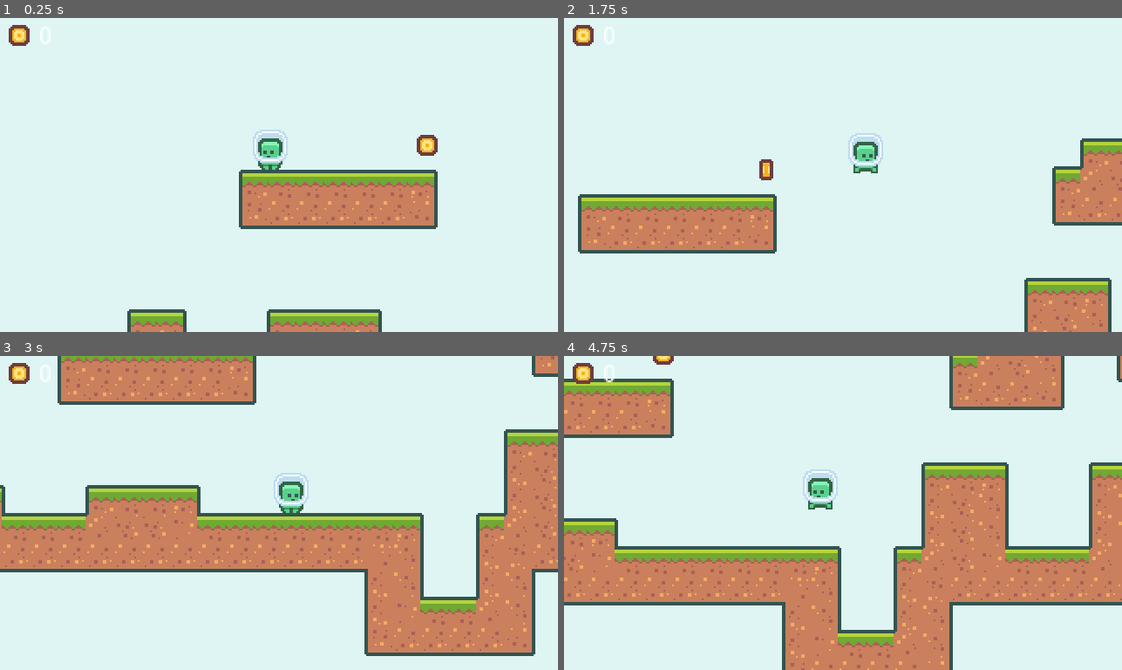
Above: before the commit, frames 1-4 (two rows, left to right).
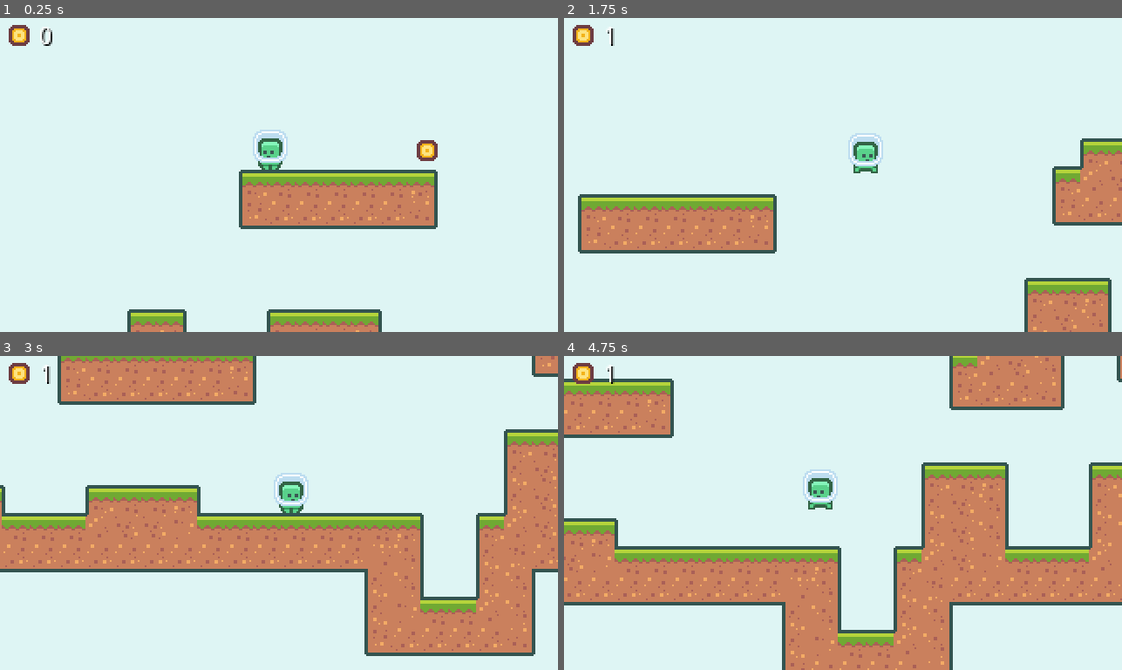
Above: after the commit, the same moments.

Repository: rexprograms/gdplatformer
Game: Godot game, scene res://scenes/World.tscn
The game is run twice, just before and just after one commit, with the same random seed, the same clock (stepped at 60 frames per second) and the same inputs.
Inputs:
- Up to frame 1 (0.25 s): no input
- Up to frame 2 (1.75 s): hold D (move_right) from 0.53 s (still down); tap Space (jump) at 0.77, 1.52 s
- Up to frame 3 (3 s): release D (move_right) at 2.03 s; hold A (move_left) 2.03-2.78 s; hold D (move_right) from 2.78 s (still down)
- Up to frame 4 (4.75 s): tap Space (jump) at 3.02, 3.77, 4.52 s; release D (move_right) at 4.28 s; hold A (move_left) from 4.28 s (still down)

The runs differ from the first frame. In frame 1, 0.3% of the frame differs, in the area x 7-79%, y 3-46%; in frame 2, 0.2%; in frame 3, less than 0.1%; in frame 4, 0.2%.

Commit message:
fix coin collision, add idle animation, add pickup animation

Diff:
--- a/scenes/Coin.gd
+++ b/scenes/Coin.gd
@@ -1,17 +1,10 @@
-extends Area2D
+extends Node2D
 
 export var value=1
 
 signal coin_picked_up(value)
 
-
-func _on_Coin_area_entered(area):
-	print("coin picked up")
-	if visible:
-		hide()
-		$RespawnTimer.start()
-		emit_signal("coin_picked_up", value)
-
-
-func _on_RespawnTimer_timeout():
-	show()
+func _on_CollisionArea_area_entered(area):
+	$CollisionArea/Shape.disabled = true
+	$AnimationPlayer.play("Pickup")
+	emit_signal("coin_picked_up", value)
--- a/scenes/Coin.tscn
+++ b/scenes/Coin.tscn
@@ -1,8 +1,81 @@
-[gd_scene load_steps=6 format=2]
+[gd_scene load_steps=8 format=2]
 
 [ext_resource path="res://assets/coin/tile_0151.png" type="Texture" id=1]
 [ext_resource path="res://assets/coin/tile_0152.png" type="Texture" id=2]
 [ext_resource path="res://scenes/Coin.gd" type="Script" id=3]
+
+[sub_resource type="Animation" id=3]
+resource_name = "Idle"
+loop = true
+tracks/0/type = "value"
+tracks/0/path = NodePath("AnimatedSprite:position")
+tracks/0/interp = 2
+tracks/0/loop_wrap = true
+tracks/0/imported = false
+tracks/0/enabled = true
+tracks/0/keys = {
+"times": PoolRealArray( 0, 0.5, 1 ),
+"transitions": PoolRealArray( 1, 1, 1 ),
+"update": 0,
+"values": [ Vector2( 0, 0 ), Vector2( 0, -8 ), Vector2( 0, 0 ) ]
+}
+
+[sub_resource type="Animation" id=4]
+resource_name = "Pickup"
+length = 0.4
+tracks/0/type = "value"
+tracks/0/path = NodePath("AnimatedSprite:position")
+tracks/0/interp = 2
+tracks/0/loop_wrap = true
+tracks/0/imported = false
+tracks/0/enabled = true
+tracks/0/keys = {
+"times": PoolRealArray( 0, 0.2, 0.4 ),
+"transitions": PoolRealArray( 1, 1, 1 ),
+"update": 0,
+"values": [ Vector2( 0, 0 ), Vector2( 0, -12 ), Vector2( 0, -16 ) ]
+}
+tracks/1/type = "value"
+tracks/1/path = NodePath("AnimatedSprite:modulate")
+tracks/1/interp = 2
+tracks/1/loop_wrap = true
+tracks/1/imported = false
+tracks/1/enabled = true
+tracks/1/keys = {
+"times": PoolRealArray( 0, 0.2, 0.4 ),
+"transitions": PoolRealArray( 1, 1, 1 ),
+"update": 0,
+"values": [ Color( 1, 1, 1, 1 ), Color( 1, 1, 1, 1 ), Color( 1, 1, 1, 0 ) ]
+}
+tracks/2/type = "value"
+tracks/2/path = NodePath("AnimatedSprite:scale")
+tracks/2/interp = 2
+tracks/2/loop_wrap = true
+tracks/2/imported = false
+tracks/2/enabled = true
+tracks/2/keys = {
+"times": PoolRealArray( 0, 0.2, 0.4 ),
+"transitions": PoolRealArray( 1, 1, 1 ),
+"update": 0,
+"values": [ Vector2( 1, 1 ), Vector2( 1, 1 ), Vector2( 0, 0 ) ]
+}
+tracks/3/type = "method"
+tracks/3/path = NodePath(".")
+tracks/3/interp = 1
+tracks/3/loop_wrap = true
+tracks/3/imported = false
+tracks/3/enabled = true
+tracks/3/keys = {
+"times": PoolRealArray( 0.4 ),
+"transitions": PoolRealArray( 1 ),
+"values": [ {
+"args": [  ],
+"method": "queue_free"
+} ]
+}
+
+[sub_resource type="CircleShape2D" id=2]
+radius = 11.0454
 
 [sub_resource type="SpriteFrames" id=1]
 animations = [ {
@@ -12,23 +85,24 @@
 "speed": 7.0
 } ]
 
-[sub_resource type="CircleShape2D" id=2]
-radius = 8.0
+[node name="Coin" type="Node2D"]
+script = ExtResource( 3 )
 
-[node name="Coin" type="Area2D"]
-script = ExtResource( 3 )
+[node name="AnimationPlayer" type="AnimationPlayer" parent="."]
+autoplay = "Idle"
+anims/Idle = SubResource( 3 )
+anims/Pickup = SubResource( 4 )
+
+[node name="CollisionArea" type="Area2D" parent="."]
+collision_layer = 32768
+collision_mask = 32768
+
+[node name="Shape" type="CollisionShape2D" parent="CollisionArea"]
+shape = SubResource( 2 )
 
 [node name="AnimatedSprite" type="AnimatedSprite" parent="."]
 frames = SubResource( 1 )
 frame = 1
 playing = true
 
-[node name="CollisionShape2D" type="CollisionShape2D" parent="."]
-shape = SubResource( 2 )
-
-[node name="RespawnTimer" type="Timer" parent="."]
-wait_time = 3.0
-one_shot = true
-
-[connection signal="area_entered" from="." to="." method="_on_Coin_area_entered"]
-[connection signal="timeout" from="RespawnTimer" to="." method="_on_RespawnTimer_timeout"]
+[connection signal="area_entered" from="CollisionArea" to="." method="_on_CollisionArea_area_entered"]
--- a/scenes/Player.tscn
+++ b/scenes/Player.tscn
@@ -25,6 +25,9 @@
 [sub_resource type="RectangleShape2D" id=1]
 extents = Vector2( 5, 8 )
 
+[sub_resource type="CircleShape2D" id=3]
+radius = 15.0333
+
 [node name="Player" type="KinematicBody2D" groups=["player"]]
 script = ExtResource( 3 )
 
@@ -42,3 +45,11 @@
 [node name="CollisionShape2D" type="CollisionShape2D" parent="."]
 position = Vector2( 0, -8 )
 shape = SubResource( 1 )
+
+[node name="Area2D" type="Area2D" parent="."]
+collision_layer = 32768
+collision_mask = 32768
+
+[node name="CollisionShape2D" type="CollisionShape2D" parent="Area2D"]
+position = Vector2( 0, -12 )
+shape = SubResource( 3 )
--- a/scenes/World.gd
+++ b/scenes/World.gd
@@ -6,9 +6,8 @@
 	update_coins()
 
 func _on_Coin_coin_picked_up(value):
-	print("coin")
 	coins+=value
 	update_coins()
 
 func update_coins():
-	$HUD/Coins.text = "%d" % coins
+	$HUD/CoinLabel.text = "%d" % coins
--- a/scenes/World.tscn
+++ b/scenes/World.tscn
@@ -11,7 +11,7 @@
 script = ExtResource( 3 )
 
 [node name="TileMap" type="TileMap" parent="."]
-position = Vector2( 232, 66 )
+position = Vector2( 232, 68 )
 tile_set = ExtResource( 1 )
 cell_size = Vector2( 16, 16 )
 format = 1
@@ -25,7 +25,7 @@
 [node name="Pickups" type="Node2D" parent="."]
 
 [node name="Coin" parent="Pickups" instance=ExtResource( 6 )]
-position = Vector2( 180, 36 )
+position = Vector2( 180, 45 )
 __meta__ = {
 "_edit_group_": true
 }
@@ -39,11 +39,16 @@
 position = Vector2( 11, 10 )
 texture = ExtResource( 4 )
 
-[node name="Coins" type="Label" parent="HUD"]
+[node name="CoinLabel" type="Label" parent="HUD"]
 margin_left = 22.0
 margin_top = 4.0
 margin_right = 62.0
 margin_bottom = 18.0
+custom_colors/font_color_shadow = Color( 0, 0, 0, 1 )
+custom_constants/shadow_offset_x = 1
 text = "0"
+__meta__ = {
+"_edit_group_": true
+}
 
 [connection signal="coin_picked_up" from="Pickups/Coin" to="." method="_on_Coin_coin_picked_up"]
Not shown: 1 places in scenes/Player.tscn that only renumber resources
